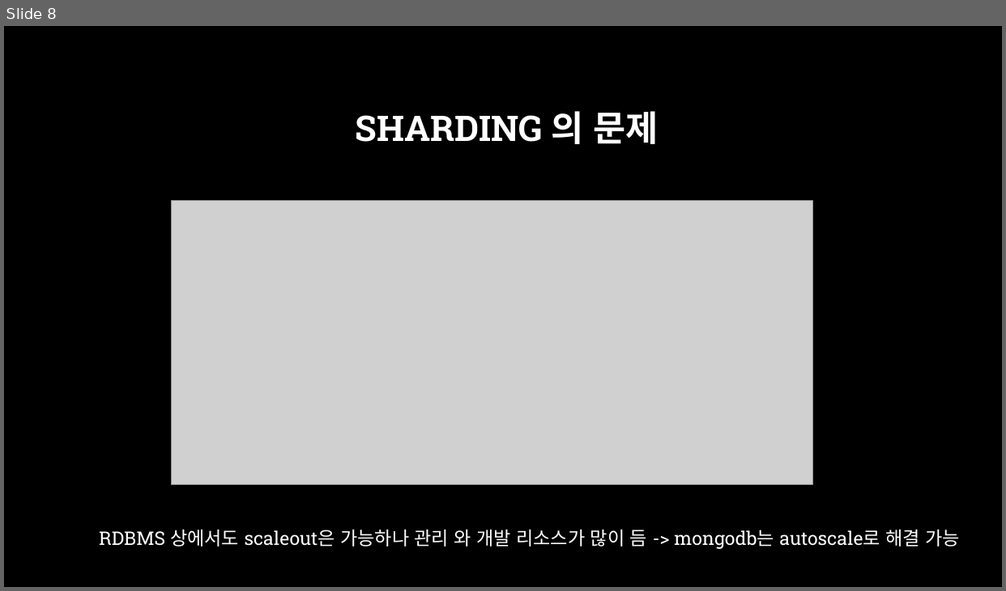
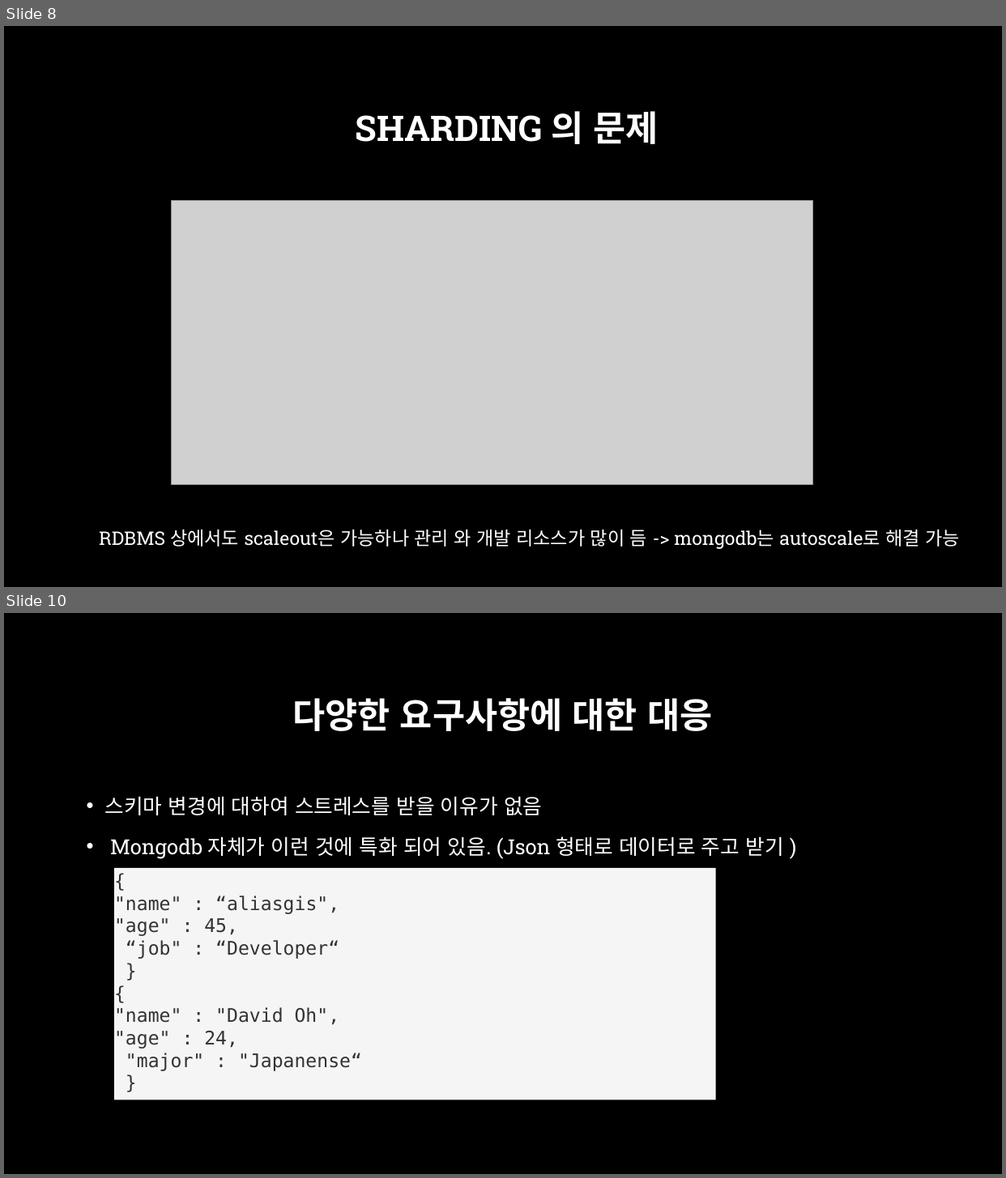
Before and after one commit to aliasgis/OSGEO, a slide deck: Mongodb 와 공간정보.pptx. Shown one above the other, each under a label of ours: slide 8 before the commit, slides 8 and 10 after it; the slides between them are not shown. The pictures are 1006x591 and 1006x1178 pixels, drawn with LibreOffice and Linux fonts; fonts in the diff are those of the drawing; grey boxes stand for pictures; background and template pictures are left out. Boxes give left, top, right and bottom in pixels: in the first picture for what was removed or moved away, otherwise in the second. Text is boxed around its words. In the diff, an @@ line names an element or a change of style, - is before the commit and + after.

```diff
--- a/Mongodb 와 공간정보.pptx
+++ b/Mongodb 와 공간정보.pptx
@@ slide 10 added at [4, 613, 1002, 1174], background picture (left out) @@
@@ title added at [293, 698, 712, 731], 34 pt, text #FFFFFF, bold @@
+다양한 요구사항에 대한 대응
@@ text added at [105, 796, 783, 859], 20 pt, text #FFFFFF @@
+• 스키마 변경에 대하여 스트레스를 받을 이유가 없음
+• Mongodb 자체가 이런 것에 특화 되어 있음. (Json 형태로 데이터로 주고 받기 )
@@ rectangle added at [114, 868, 716, 1101], fill #F5F5F5, 18 pt, text #333333 @@
+{
+"name" : “aliasgis",
+"age" : 45,
+“job" : “Developer“
+}
+{
+"name" : "David Oh",
+"age" : 24,
+"major" : "Japanense“
+}
```
Also in this commit, not shown: 2 slides changed, 10 other slides added.
